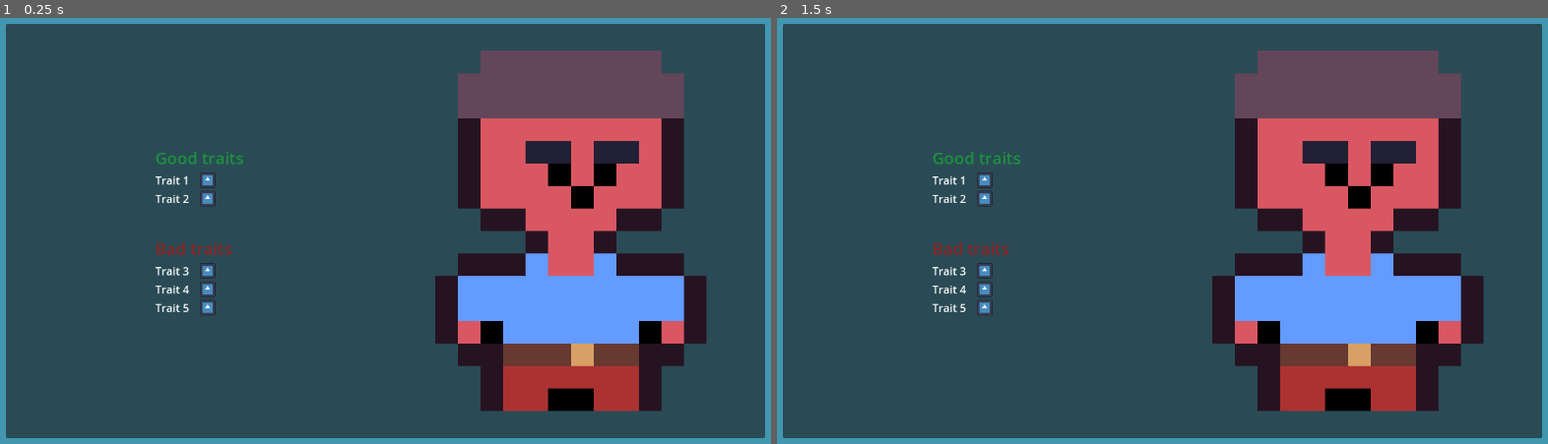
Above: before the commit, frames 1-2 (left to right).
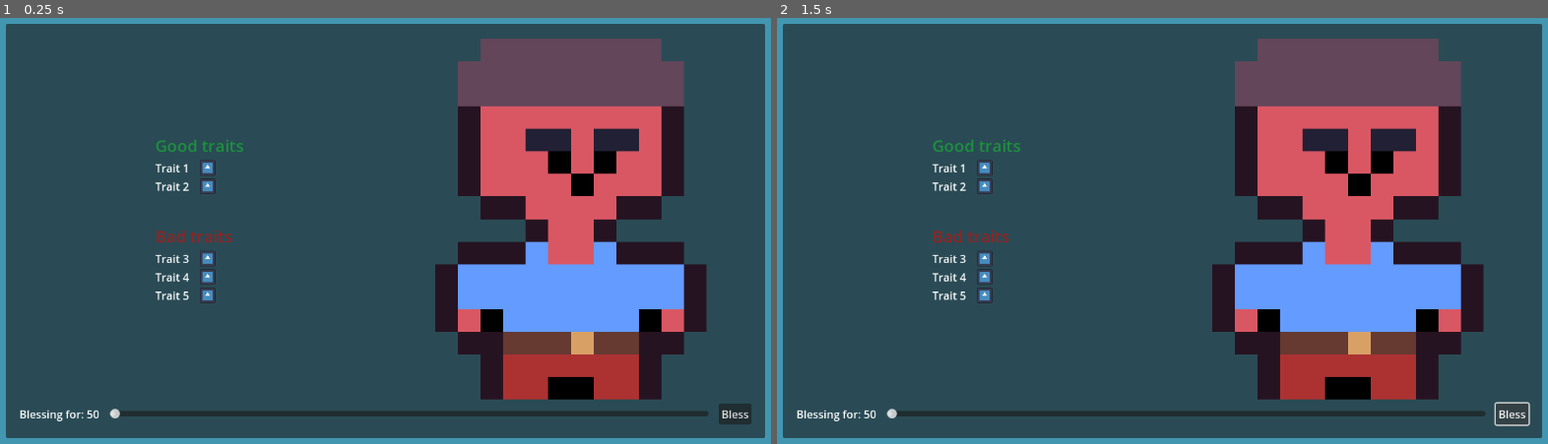
Above: after the commit, the same moments.

Repository: frostblooded/wolf
Game: Godot game, scene res://scenes/main.tscn
Same seed, same stepped clock (60 frames per second), same inputs: the game is played once before the commit and once after it. The engine's default icon, where the game draws it, is replaced by a stand-in: a white triangle on a blue panel in a dark square.
Inputs (mouse positions are in pixels of both pictures, inside the frame that each line leads up to):
- Up to frame 1 (0.25 s): no input
- Up to frame 2 (1.5 s): click (1509, 414) at 0.5 s, where only the run after the commit has a clickable "Bless"; click (1509, 414) at 1.25 s, where only the run after the commit has a clickable "Bless"

The runs differ from the first frame. In frame 1, 10% of the frame differs, in the area x 2-98%, y 4-96%; in frame 2, 10%.

Commit message:
Add slider input

Diff:
--- a/scenes/main.tscn
+++ b/scenes/main.tscn
@@ -44,109 +44,132 @@
 theme_override_constants/margin_right = 20
 theme_override_constants/margin_bottom = 20
 
-[node name="HBoxContainer" type="HBoxContainer" parent="CanvasLayer/MarginContainer/PanelContainer/MarginContainer"]
+[node name="VBoxContainer" type="VBoxContainer" parent="CanvasLayer/MarginContainer/PanelContainer/MarginContainer"]
 layout_mode = 2
 
-[node name="LeftPanelContainer" type="PanelContainer" parent="CanvasLayer/MarginContainer/PanelContainer/MarginContainer/HBoxContainer"]
+[node name="HBoxContainer" type="HBoxContainer" parent="CanvasLayer/MarginContainer/PanelContainer/MarginContainer/VBoxContainer"]
+layout_mode = 2
+size_flags_vertical = 3
+
+[node name="LeftPanelContainer" type="PanelContainer" parent="CanvasLayer/MarginContainer/PanelContainer/MarginContainer/VBoxContainer/HBoxContainer"]
 layout_mode = 2
 size_flags_horizontal = 3
 theme_override_styles/panel = SubResource("StyleBoxEmpty_wbhf4")
 
-[node name="VBoxContainer3" type="VBoxContainer" parent="CanvasLayer/MarginContainer/PanelContainer/MarginContainer/HBoxContainer/LeftPanelContainer"]
+[node name="VBoxContainer3" type="VBoxContainer" parent="CanvasLayer/MarginContainer/PanelContainer/MarginContainer/VBoxContainer/HBoxContainer/LeftPanelContainer"]
 layout_mode = 2
 size_flags_horizontal = 4
 theme_override_constants/separation = 45
 alignment = 1
 
-[node name="VBoxContainer" type="VBoxContainer" parent="CanvasLayer/MarginContainer/PanelContainer/MarginContainer/HBoxContainer/LeftPanelContainer/VBoxContainer3"]
+[node name="VBoxContainer" type="VBoxContainer" parent="CanvasLayer/MarginContainer/PanelContainer/MarginContainer/VBoxContainer/HBoxContainer/LeftPanelContainer/VBoxContainer3"]
 layout_mode = 2
 
-[node name="Label" type="Label" parent="CanvasLayer/MarginContainer/PanelContainer/MarginContainer/HBoxContainer/LeftPanelContainer/VBoxContainer3/VBoxContainer"]
+[node name="Label" type="Label" parent="CanvasLayer/MarginContainer/PanelContainer/MarginContainer/VBoxContainer/HBoxContainer/LeftPanelContainer/VBoxContainer3/VBoxContainer"]
 layout_mode = 2
 theme_type_variation = &"HeaderMedium"
 theme_override_colors/font_color = Color(0.113725, 0.568627, 0.243137, 1)
 text = "Good traits"
 
-[node name="HBoxContainer" type="HBoxContainer" parent="CanvasLayer/MarginContainer/PanelContainer/MarginContainer/HBoxContainer/LeftPanelContainer/VBoxContainer3/VBoxContainer"]
+[node name="HBoxContainer" type="HBoxContainer" parent="CanvasLayer/MarginContainer/PanelContainer/MarginContainer/VBoxContainer/HBoxContainer/LeftPanelContainer/VBoxContainer3/VBoxContainer"]
 layout_mode = 2
 size_flags_horizontal = 0
 
-[node name="Label" type="Label" parent="CanvasLayer/MarginContainer/PanelContainer/MarginContainer/HBoxContainer/LeftPanelContainer/VBoxContainer3/VBoxContainer/HBoxContainer"]
+[node name="Label" type="Label" parent="CanvasLayer/MarginContainer/PanelContainer/MarginContainer/VBoxContainer/HBoxContainer/LeftPanelContainer/VBoxContainer3/VBoxContainer/HBoxContainer"]
 layout_mode = 2
 text = "Trait 1"
 
-[node name="TextureRect" type="TextureRect" parent="CanvasLayer/MarginContainer/PanelContainer/MarginContainer/HBoxContainer/LeftPanelContainer/VBoxContainer3/VBoxContainer/HBoxContainer"]
+[node name="TextureRect" type="TextureRect" parent="CanvasLayer/MarginContainer/PanelContainer/MarginContainer/VBoxContainer/HBoxContainer/LeftPanelContainer/VBoxContainer3/VBoxContainer/HBoxContainer"]
 layout_mode = 2
 texture = ExtResource("1_e2sij")
 expand_mode = 3
 
-[node name="HBoxContainer2" type="HBoxContainer" parent="CanvasLayer/MarginContainer/PanelContainer/MarginContainer/HBoxContainer/LeftPanelContainer/VBoxContainer3/VBoxContainer"]
+[node name="HBoxContainer2" type="HBoxContainer" parent="CanvasLayer/MarginContainer/PanelContainer/MarginContainer/VBoxContainer/HBoxContainer/LeftPanelContainer/VBoxContainer3/VBoxContainer"]
 layout_mode = 2
 size_flags_horizontal = 0
 
-[node name="Label" type="Label" parent="CanvasLayer/MarginContainer/PanelContainer/MarginContainer/HBoxContainer/LeftPanelContainer/VBoxContainer3/VBoxContainer/HBoxContainer2"]
+[node name="Label" type="Label" parent="CanvasLayer/MarginContainer/PanelContainer/MarginContainer/VBoxContainer/HBoxContainer/LeftPanelContainer/VBoxContainer3/VBoxContainer/HBoxContainer2"]
 layout_mode = 2
 text = "Trait 2"
 
-[node name="TextureRect" type="TextureRect" parent="CanvasLayer/MarginContainer/PanelContainer/MarginContainer/HBoxContainer/LeftPanelContainer/VBoxContainer3/VBoxContainer/HBoxContainer2"]
+[node name="TextureRect" type="TextureRect" parent="CanvasLayer/MarginContainer/PanelContainer/MarginContainer/VBoxContainer/HBoxContainer/LeftPanelContainer/VBoxContainer3/VBoxContainer/HBoxContainer2"]
 layout_mode = 2
 texture = ExtResource("1_e2sij")
 expand_mode = 3
 
-[node name="VBoxContainer2" type="VBoxContainer" parent="CanvasLayer/MarginContainer/PanelContainer/MarginContainer/HBoxContainer/LeftPanelContainer/VBoxContainer3"]
+[node name="VBoxContainer2" type="VBoxContainer" parent="CanvasLayer/MarginContainer/PanelContainer/MarginContainer/VBoxContainer/HBoxContainer/LeftPanelContainer/VBoxContainer3"]
 layout_mode = 2
 
-[node name="Label" type="Label" parent="CanvasLayer/MarginContainer/PanelContainer/MarginContainer/HBoxContainer/LeftPanelContainer/VBoxContainer3/VBoxContainer2"]
+[node name="Label" type="Label" parent="CanvasLayer/MarginContainer/PanelContainer/MarginContainer/VBoxContainer/HBoxContainer/LeftPanelContainer/VBoxContainer3/VBoxContainer2"]
 layout_mode = 2
 theme_type_variation = &"HeaderMedium"
 theme_override_colors/font_color = Color(0.568627, 0.141176, 0.141176, 1)
 text = "Bad traits"
 
-[node name="HBoxContainer3" type="HBoxContainer" parent="CanvasLayer/MarginContainer/PanelContainer/MarginContainer/HBoxContainer/LeftPanelContainer/VBoxContainer3/VBoxContainer2"]
+[node name="HBoxContainer3" type="HBoxContainer" parent="CanvasLayer/MarginContainer/PanelContainer/MarginContainer/VBoxContainer/HBoxContainer/LeftPanelContainer/VBoxContainer3/VBoxContainer2"]
 layout_mode = 2
 
-[node name="Label" type="Label" parent="CanvasLayer/MarginContainer/PanelContainer/MarginContainer/HBoxContainer/LeftPanelContainer/VBoxContainer3/VBoxContainer2/HBoxContainer3"]
+[node name="Label" type="Label" parent="CanvasLayer/MarginContainer/PanelContainer/MarginContainer/VBoxContainer/HBoxContainer/LeftPanelContainer/VBoxContainer3/VBoxContainer2/HBoxContainer3"]
 layout_mode = 2
 text = "Trait 3"
 
-[node name="TextureRect" type="TextureRect" parent="CanvasLayer/MarginContainer/PanelContainer/MarginContainer/HBoxContainer/LeftPanelContainer/VBoxContainer3/VBoxContainer2/HBoxContainer3"]
+[node name="TextureRect" type="TextureRect" parent="CanvasLayer/MarginContainer/PanelContainer/MarginContainer/VBoxContainer/HBoxContainer/LeftPanelContainer/VBoxContainer3/VBoxContainer2/HBoxContainer3"]
 layout_mode = 2
 texture = ExtResource("1_e2sij")
 expand_mode = 3
 
-[node name="HBoxContainer4" type="HBoxContainer" parent="CanvasLayer/MarginContainer/PanelContainer/MarginContainer/HBoxContainer/LeftPanelContainer/VBoxContainer3/VBoxContainer2"]
+[node name="HBoxContainer4" type="HBoxContainer" parent="CanvasLayer/MarginContainer/PanelContainer/MarginContainer/VBoxContainer/HBoxContainer/LeftPanelContainer/VBoxContainer3/VBoxContainer2"]
 layout_mode = 2
 
-[node name="Label" type="Label" parent="CanvasLayer/MarginContainer/PanelContainer/MarginContainer/HBoxContainer/LeftPanelContainer/VBoxContainer3/VBoxContainer2/HBoxContainer4"]
+[node name="Label" type="Label" parent="CanvasLayer/MarginContainer/PanelContainer/MarginContainer/VBoxContainer/HBoxContainer/LeftPanelContainer/VBoxContainer3/VBoxContainer2/HBoxContainer4"]
 layout_mode = 2
 text = "Trait 4"
 
-[node name="TextureRect" type="TextureRect" parent="CanvasLayer/MarginContainer/PanelContainer/MarginContainer/HBoxContainer/LeftPanelContainer/VBoxContainer3/VBoxContainer2/HBoxContainer4"]
+[node name="TextureRect" type="TextureRect" parent="CanvasLayer/MarginContainer/PanelContainer/MarginContainer/VBoxContainer/HBoxContainer/LeftPanelContainer/VBoxContainer3/VBoxContainer2/HBoxContainer4"]
 layout_mode = 2
 texture = ExtResource("1_e2sij")
 expand_mode = 3
 
-[node name="HBoxContainer5" type="HBoxContainer" parent="CanvasLayer/MarginContainer/PanelContainer/MarginContainer/HBoxContainer/LeftPanelContainer/VBoxContainer3/VBoxContainer2"]
+[node name="HBoxContainer5" type="HBoxContainer" parent="CanvasLayer/MarginContainer/PanelContainer/MarginContainer/VBoxContainer/HBoxContainer/LeftPanelContainer/VBoxContainer3/VBoxContainer2"]
 layout_mode = 2
 
-[node name="Label" type="Label" parent="CanvasLayer/MarginContainer/PanelContainer/MarginContainer/HBoxContainer/LeftPanelContainer/VBoxContainer3/VBoxContainer2/HBoxContainer5"]
+[node name="Label" type="Label" parent="CanvasLayer/MarginContainer/PanelContainer/MarginContainer/VBoxContainer/HBoxContainer/LeftPanelContainer/VBoxContainer3/VBoxContainer2/HBoxContainer5"]
 layout_mode = 2
 text = "Trait 5"
 
-[node name="TextureRect" type="TextureRect" parent="CanvasLayer/MarginContainer/PanelContainer/MarginContainer/HBoxContainer/LeftPanelContainer/VBoxContainer3/VBoxContainer2/HBoxContainer5"]
+[node name="TextureRect" type="TextureRect" parent="CanvasLayer/MarginContainer/PanelContainer/MarginContainer/VBoxContainer/HBoxContainer/LeftPanelContainer/VBoxContainer3/VBoxContainer2/HBoxContainer5"]
 layout_mode = 2
 texture = ExtResource("1_e2sij")
 expand_mode = 3
 
-[node name="RightPanelContainer" type="PanelContainer" parent="CanvasLayer/MarginContainer/PanelContainer/MarginContainer/HBoxContainer"]
+[node name="RightPanelContainer" type="PanelContainer" parent="CanvasLayer/MarginContainer/PanelContainer/MarginContainer/VBoxContainer/HBoxContainer"]
 layout_mode = 2
 size_flags_horizontal = 3
 theme_override_styles/panel = SubResource("StyleBoxEmpty_ym2cl")
 
-[node name="MarginContainer" type="MarginContainer" parent="CanvasLayer/MarginContainer/PanelContainer/MarginContainer/HBoxContainer/RightPanelContainer"]
+[node name="MarginContainer" type="MarginContainer" parent="CanvasLayer/MarginContainer/PanelContainer/MarginContainer/VBoxContainer/HBoxContainer/RightPanelContainer"]
 layout_mode = 2
 
-[node name="TextureRect" type="TextureRect" parent="CanvasLayer/MarginContainer/PanelContainer/MarginContainer/HBoxContainer/RightPanelContainer/MarginContainer"]
+[node name="TextureRect" type="TextureRect" parent="CanvasLayer/MarginContainer/PanelContainer/MarginContainer/VBoxContainer/HBoxContainer/RightPanelContainer/MarginContainer"]
 layout_mode = 2
 texture = ExtResource("2_hv3ms")
 stretch_mode = 5
+
+[node name="HBoxContainer2" type="HBoxContainer" parent="CanvasLayer/MarginContainer/PanelContainer/MarginContainer/VBoxContainer"]
+layout_mode = 2
+
+[node name="Label" type="Label" parent="CanvasLayer/MarginContainer/PanelContainer/MarginContainer/VBoxContainer/HBoxContainer2"]
+layout_mode = 2
+text = "Blessing for: 50
+"
+
+[node name="HSlider" type="HSlider" parent="CanvasLayer/MarginContainer/PanelContainer/MarginContainer/VBoxContainer/HBoxContainer2"]
+layout_mode = 2
+size_flags_horizontal = 3
+size_flags_vertical = 4
+min_value = 1.0
+value = 1.0
+
+[node name="Button" type="Button" parent="CanvasLayer/MarginContainer/PanelContainer/MarginContainer/VBoxContainer/HBoxContainer2"]
+layout_mode = 2
+text = "Bless"
